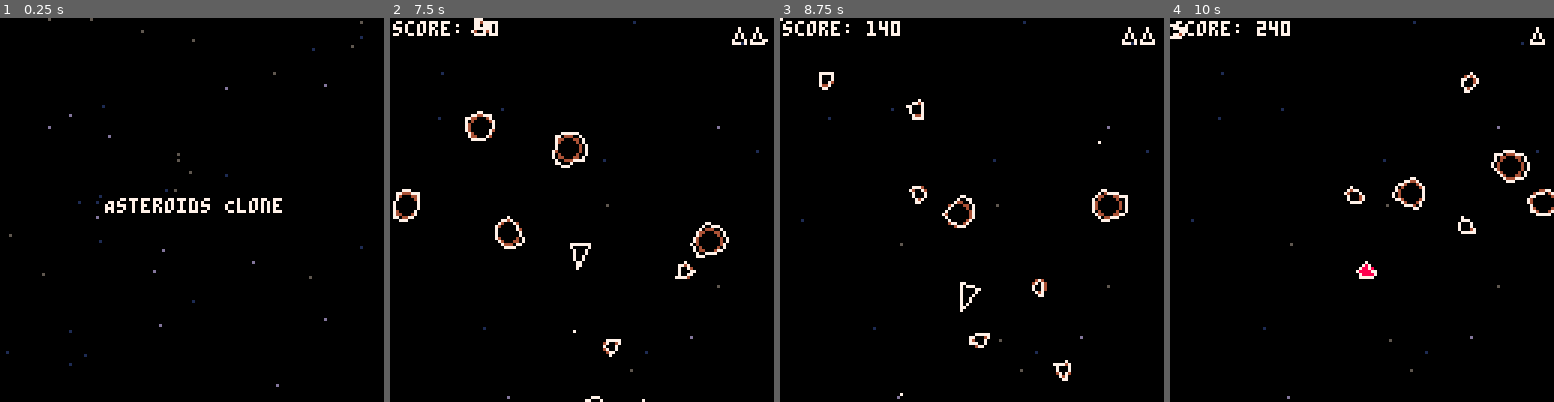
Above: before the commit, frames 1-4 (left to right).
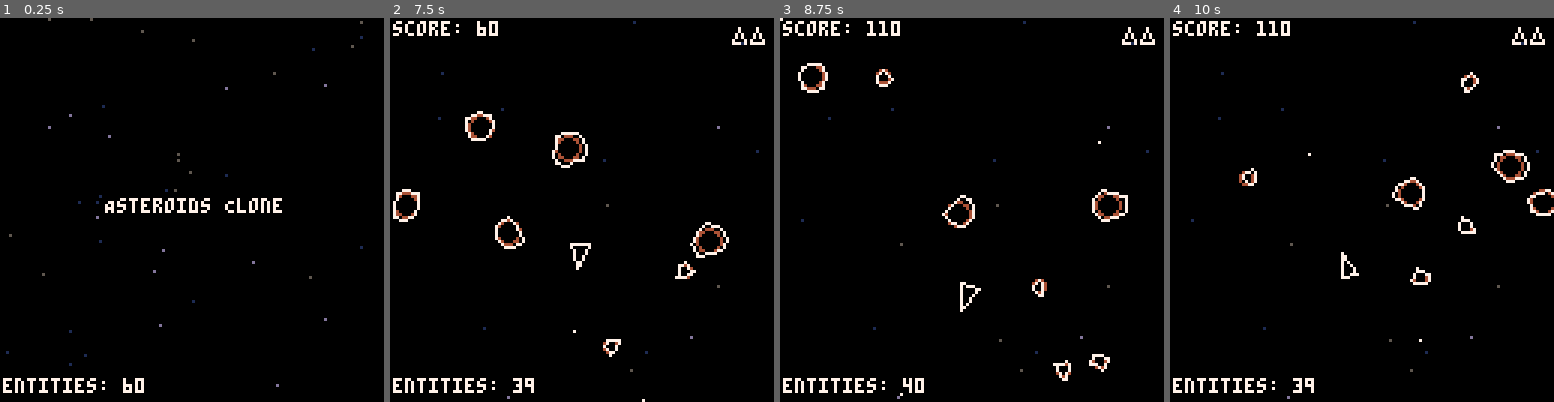
Above: after the commit, the same moments.

Repository: spencersokol/asteroids
Game: PICO-8 cartridge demo.p8
The game is run twice, just before and just after one commit, with the same random seed, the same clock (stepped at 60 frames per second) and the same inputs.
Inputs:
- Up to frame 1 (0.25 s): no input
- Up to frame 2 (7.5 s): tap X (X key) at 0.33, 1.07, 1.85, 2.97, 4.08, 5.2, 6.32, 7.43 s; tap O (Z key) at 0.7, 1.7, 2.1, 2.5, 2.9, 3.3, 3.7, 4.1, 4.5, 4.9, 5.3, 5.7, 6.1, 6.5, 6.9, 7.3 s; hold Right 1.6-2.1 s; hold Up 2.15-2.42 s; hold Right 2.47-3.03 s; hold Left 3.08-3.58 s; hold Right 4.02-4.68 s; hold Up 4.73-5.03 s; hold Left 5.08-5.68 s; hold Right 6.08-6.58 s; hold Right 6.63-7.13 s; hold Up 7.18-7.45 s
- Up to frame 3 (8.75 s): hold Right 7.5-8.07 s; tap O (Z key) at 7.7, 8.1, 8.5 s; hold Left 8.12-8.62 s; tap X (X key) at 8.55 s
- Up to frame 4 (10 s): tap O (Z key) at 8.9, 9.3, 9.7 s; hold Right 9.05-9.72 s; tap X (X key) at 9.67 s; hold Up from 9.77 s (still down)

The runs differ from the first frame. In frame 1, 0.6% of the frame differs, in the area x 0-38%, y 93-98%; in frame 2, 0.7%; in frame 3, 1.5%, in the area x 0-86%, y 0-98%; in frame 4, 1.5%.

Commit message:
Simple player and asteriod explosions

Diff:
--- a/demo.p8
+++ b/demo.p8
@@ -9,6 +9,7 @@
 #include src/utils/2dcollision.lua
 
 #include src/entities/entity.lua
+#include src/entities/explosion.lua
 #include src/entities/starfield.lua
 #include src/entities/star.lua
 #include src/entities/ship.lua
--- a/src/entities/asteroid.lua
+++ b/src/entities/asteroid.lua
@@ -134,4 +134,12 @@
         end
     end,
 
+    destroy = function(_ENV)
+
+        entity.destroy(_ENV)
+
+        explosion:new({ x = x, y = y })
+
+    end
+
 })
--- a/src/entities/asteroid_large.lua
+++ b/src/entities/asteroid_large.lua
@@ -26,6 +26,8 @@
 
             end
 
+        else
+            explosion:new({ x = x, y = y, max = 15 })
         end
 
     end
--- a/src/entities/asteroid_medium.lua
+++ b/src/entities/asteroid_medium.lua
@@ -16,6 +16,8 @@
 
             asteroid:new({ x = x, y = y })
 
+        else
+            explosion:new({ x = x, y = y, max = 8 })
         end
 
     end
--- /dev/null
+++ b/src/entities/explosion.lua
@@ -0,0 +1,57 @@
+explosion = entity:extend({
+
+    init = function(_ENV)
+
+        entity.init(_ENV)
+
+        x = x or 64
+        y = y or 64
+        max = max or 5
+
+        parts = {}
+        frames = 0
+
+        local c = (flr(rnd(max)) + 3)
+
+        for i = 1, c do
+
+            local speed = rnd(2) + 1
+            local rotation = rnd(1)
+
+            add(parts, {
+                x = x,
+                y = y,
+                x_velocity = cos(rotation) * speed,
+                y_velocity = sin(rotation) * speed,
+                frames = flr(rnd(30)),
+                clr = rnd({7, 9, 10})
+            })
+        end
+
+    end,
+
+    update = function(_ENV)
+
+        entity.update(_ENV)
+
+        frames += 1
+
+        if (frames > 30) _ENV:destroy()
+
+        for p in all(parts) do
+            p.x += p.x_velocity
+            p.y += p.y_velocity
+            p.frames -= 1
+        end
+
+    end,
+
+    draw = function(_ENV)
+
+        for p in all(parts) do
+            if (p.frames > 0) pset(p.x, p.y, p.clr)
+        end
+
+    end
+
+})
--- a/src/main.lua
+++ b/src/main.lua
@@ -6,4 +6,6 @@
 
 function _draw()
     if (scene.current) scene.current:draw()
+
+    if (debug) print("entities: " .. #entity.objects, 1, 120, 7)
 end
--- a/src/scenes/game.lua
+++ b/src/scenes/game.lua
@@ -144,6 +144,7 @@
         del(ships, s)
         s:destroy()
         player.dead = true
+        explosion:new({ x = player.x, y = player.y })
         sfx(0)
 
     end,
Not shown, changed: README.md
